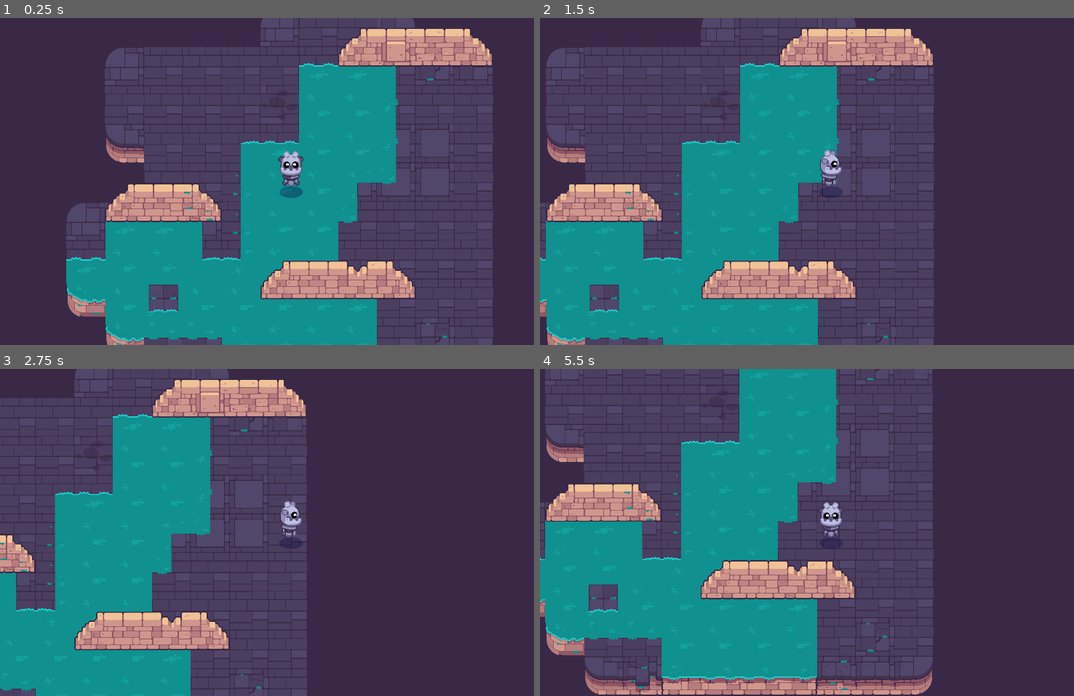
Above: before the commit, frames 1-4 (two rows, left to right).
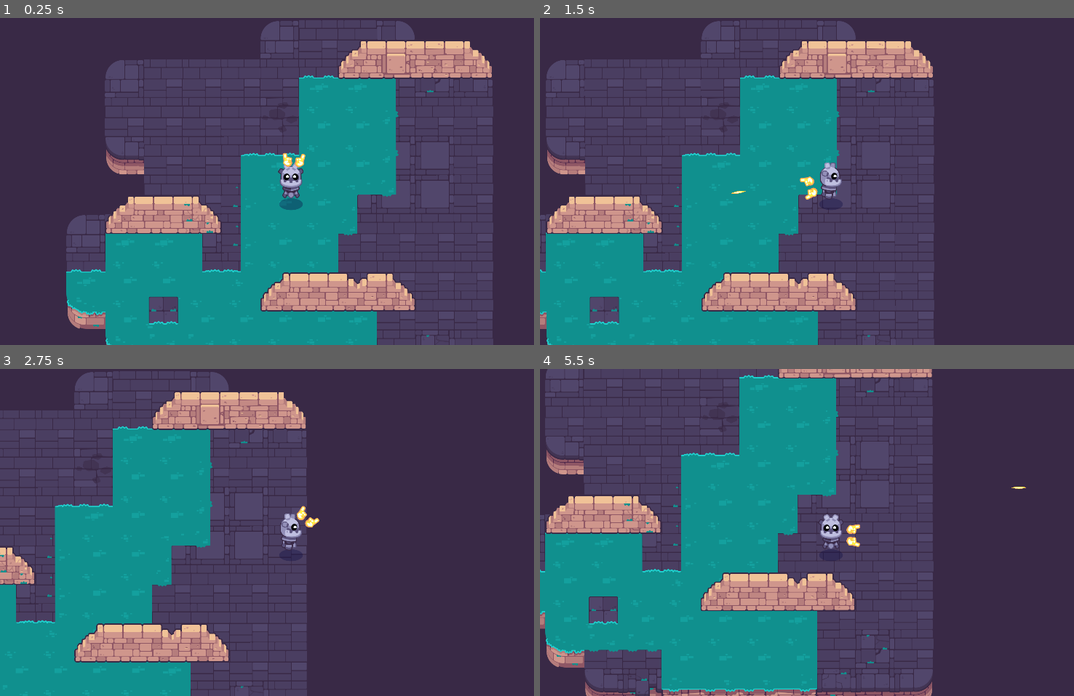
Above: after the commit, the same moments.

Repository: monkeytickler812/Path-of-Sorcerers
Game: Godot game, scene res://test_room.tscn
Two runs of this game, one before a commit and one after it. Both use one fixed random seed, a clock stepped at 60 frames per second and the inputs below. The project has no main scene, so this scene is started directly.
Inputs (mouse positions are in pixels of both pictures, inside the frame that each line leads up to):
- Up to frame 1 (0.25 s): no input
- Up to frame 2 (1.5 s): tap Enter at 0.5 s; move the mouse to (956, 165) at 0.52 s; hold D (right) 0.53-1.25 s; click (956, 165) at 0.6 s; tap Space at 0.77 s; drag from (716, 197) to (801, 246) at 1.27 s
- Up to frame 3 (2.75 s): tap Space at 2 s; move the mouse to (347, 460) at 2.02 s; hold D (right) from 2.03 s (still down); click (347, 460) at 2.1 s
- Up to frame 4 (5.5 s): release D (right) at 2.75 s; drag from (801, 597) to (657, 483) at 2.77 s; tap Enter at 3.5 s; move the mouse to (1004, 581) at 3.52 s; hold A (left) 3.53-4.25 s; click (1004, 581) at 3.6 s; tap Space at 3.77, 5 s; drag from (657, 483) to (742, 450) at 4.27 s; move the mouse to (860, 532) at 5.02 s; hold S (down) from 5.03 s (still down); click (860, 532) at 5.1 s

The runs differ from the first frame. In frame 1, 19% of the frame differs, in the area x 12-93%, y 0-100%; in frame 2, 17%; in frame 3, 13%; in frame 4, 18%.

Commit message:
L7 hands

Diff:
--- a/M10.twin_stick_workbook/player/player.tscn
+++ b/M10.twin_stick_workbook/player/player.tscn
@@ -1,8 +1,11 @@
-[gd_scene load_steps=5 format=3 uid="uid://dwxm0v4y5uwd2"]
+[gd_scene load_steps=8 format=3 uid="uid://dwxm0v4y5uwd2"]
 
 [ext_resource type="Script" path="res://player/player.gd" id="1_6bx1v"]
 [ext_resource type="Texture2D" uid="uid://bw03btxpkxde4" path="res://player/godot_bottom.png" id="2_hupws"]
 [ext_resource type="PackedScene" path="res://common/shadow.tscn" id="3_bxps3"]
+[ext_resource type="Script" path="res://player/weapon_pivot.gd" id="4_7wckd"]
+[ext_resource type="PackedScene" uid="uid://x8mo7dhi2jfd" path="res://weapons/weapon.tscn" id="4_qu6bx"]
+[ext_resource type="Texture2D" uid="uid://c3x625j6kshod" path="res://player/hand_lightning.png" id="5_eortb"]
 
 [sub_resource type="CircleShape2D" id="CircleShape2D_i5lq7"]
 radius = 19.105
@@ -20,6 +23,30 @@
 shape = SubResource("CircleShape2D_i5lq7")
 
 [node name="Camera2D" type="Camera2D" parent="."]
+position = Vector2(0, -40)
 
 [node name="Shadow" parent="." instance=ExtResource("3_bxps3")]
 position = Vector2(0, 35)
+
+[node name="WeaponPivot" type="Node2D" parent="."]
+position = Vector2(0, -37)
+script = ExtResource("4_7wckd")
+
+[node name="WeaponAnchor" type="Marker2D" parent="WeaponPivot"]
+unique_name_in_owner = true
+position = Vector2(70, 9)
+
+[node name="Weapon" parent="WeaponPivot/WeaponAnchor" instance=ExtResource("4_qu6bx")]
+
+[node name="HandLeft" type="Sprite2D" parent="WeaponPivot/WeaponAnchor"]
+position = Vector2(5.18451, -20.9716)
+rotation = -0.190241
+scale = Vector2(0.85, 0.85)
+texture = ExtResource("5_eortb")
+
+[node name="HandRight" type="Sprite2D" parent="WeaponPivot/WeaponAnchor"]
+position = Vector2(3.18451, 21.0284)
+rotation = 0.31765
+scale = Vector2(0.85, 0.85)
+texture = ExtResource("5_eortb")
+flip_v = true
--- /dev/null
+++ b/M10.twin_stick_workbook/player/weapon_pivot.gd
@@ -0,0 +1,25 @@
+extends Node2D
+
+var is_using_gamepad := false
+
+@onready var _weapon_anchor: Marker2D = %WeaponAnchor
+
+func _unhandled_input(event: InputEvent) -> void:
+	if event is InputEventMouseMotion or event is InputEventKey:
+		is_using_gamepad = false
+	elif event is InputEventJoypadButton or event is InputEventJoypadMotion:
+		is_using_gamepad = true
+
+
+func _process(_delta: float) -> void:
+	var aim_direction := Vector2.ZERO
+	if is_using_gamepad:
+		aim_direction = Input.get_vector("aim_left", "aim_right", "aim_up", "aim_down")
+	else:
+		aim_direction = global_position.direction_to(get_global_mouse_position())
+	if aim_direction.length() > 0.1:
+		rotation = aim_direction.angle()
+
+	z_index = 3
+	if aim_direction.y < 0.0:
+		z_index = 1
--- a/M10.twin_stick_workbook/weapons/bullets/bullet.gd
+++ b/M10.twin_stick_workbook/weapons/bullets/bullet.gd
@@ -3,7 +3,7 @@
 var travelled_distance = 0
 
 func _physics_process(delta):
-	const SPEED = 750
+	const SPEED = 1500
 	const RANGE = 1000
 
 	var direction = Vector2.RIGHT.rotated(rotation)
--- a/M10.twin_stick_workbook/weapons/bullets/bullet.tscn
+++ b/M10.twin_stick_workbook/weapons/bullets/bullet.tscn
@@ -4,21 +4,19 @@
 [ext_resource type="Script" path="res://weapons/bullets/bullet.gd" id="1_v5hvg"]
 
 [sub_resource type="CircleShape2D" id="CircleShape2D_nll63"]
-radius = 6.0
+radius = 7.0
 
 [node name="Bullet" type="Area2D"]
-position = Vector2(91, 55)
 collision_layer = 0
 collision_mask = 3
 script = ExtResource("1_v5hvg")
 
 [node name="Projectile" type="Sprite2D" parent="."]
-position = Vector2(2, -0.624997)
-scale = Vector2(0.21875, 0.293478)
+scale = Vector2(0.25, 0.36413)
 texture = ExtResource("1_58r73")
 
 [node name="CollisionShape2D" type="CollisionShape2D" parent="."]
-position = Vector2(12, -1)
+position = Vector2(8, 0)
 shape = SubResource("CircleShape2D_nll63")
 
 [connection signal="body_entered" from="." to="." method="_on_body_entered"]
--- a/M10.twin_stick_workbook/weapons/weapon.tscn
+++ b/M10.twin_stick_workbook/weapons/weapon.tscn
@@ -3,5 +3,4 @@
 [ext_resource type="Script" path="res://weapon.gd" id="1_7qtry"]
 
 [node name="Weapon" type="Node2D"]
-position = Vector2(278, 628)
 script = ExtResource("1_7qtry")
